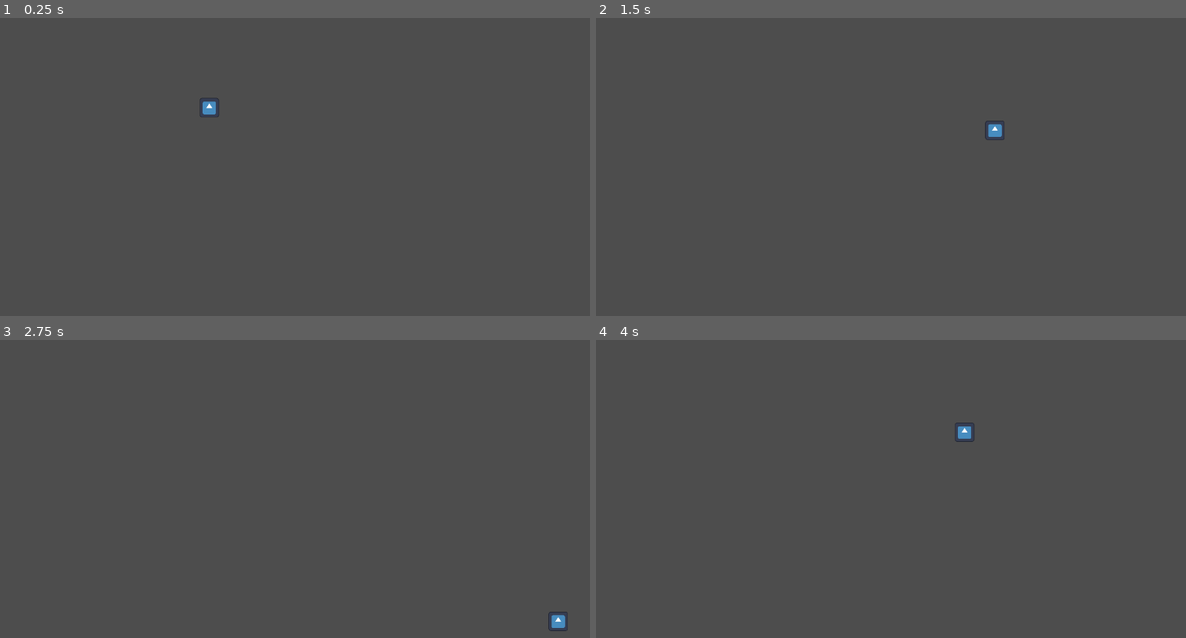
Above: before the commit, frames 1-4 (two rows, left to right).
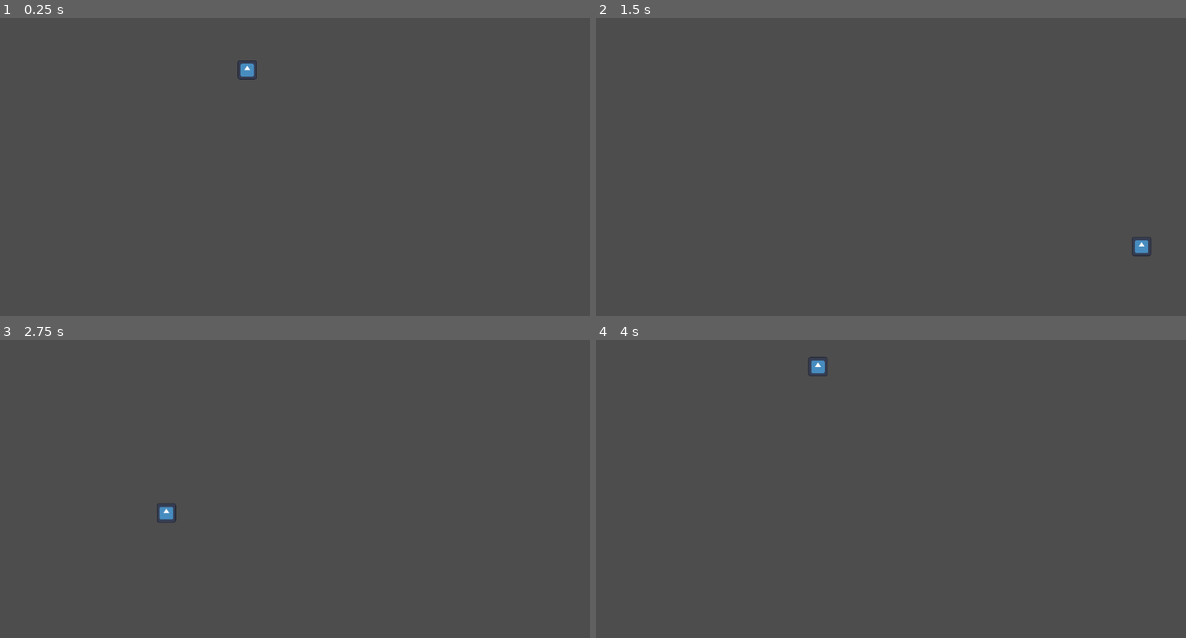
Above: after the commit, the same moments.

Repository: davidbragg/pong
Game: Godot game, scene res://main.tscn
Two runs of this game, one before a commit and one after it. Both use one fixed random seed, a clock stepped at 60 frames per second and the inputs below. The engine's default icon, where the game draws it, is replaced by a stand-in: a white triangle on a blue panel in a dark square.
Inputs:
- Up to frame 1 (0.25 s): no input
- Up to frame 2 (1.5 s): no input
- Up to frame 3 (2.75 s): no input
- Up to frame 4 (4 s): no input

The runs differ from the first frame. In frame 1, 0.3% of the frame differs, in the area x 33-44%, y 14-34%; in frame 2, 0.3%; in frame 3, 0.3%; in frame 4, 0.3%.

Commit message:
run from vscode working, added ball, boundaries, and scoring mechanism

Diff:
--- a/main.tscn
+++ b/main.tscn
@@ -6,16 +6,57 @@
 [sub_resource type="CircleShape2D" id="CircleShape2D_k1wc1"]
 radius = 24.5153
 
-[node name="Node2D" type="Node2D"]
+[sub_resource type="RectangleShape2D" id="RectangleShape2D_m4ork"]
+size = Vector2(1152, 64)
+
+[sub_resource type="RectangleShape2D" id="RectangleShape2D_suw7x"]
+size = Vector2(1152, 64)
+
+[sub_resource type="RectangleShape2D" id="RectangleShape2D_gn76s"]
+size = Vector2(32, 520)
+
+[node name="GameBoard" type="Node2D"]
 
 [node name="Ball" type="RigidBody2D" parent="."]
 position = Vector2(347, 286)
 script = ExtResource("1_q2u2m")
 metadata/_edit_group_ = true
 
-[node name="Collision" type="CollisionShape2D" parent="Ball"]
+[node name="CollisionShape2D" type="CollisionShape2D" parent="Ball"]
 shape = SubResource("CircleShape2D_k1wc1")
 
 [node name="Sprite" type="Sprite2D" parent="Ball"]
 scale = Vector2(0.28125, 0.28125)
 texture = ExtResource("1_imxgk")
+
+[node name="BottomBoundary" type="Area2D" parent="."]
+position = Vector2(0, 648)
+
+[node name="CollisionShape2D" type="CollisionShape2D" parent="BottomBoundary"]
+position = Vector2(576, -32)
+shape = SubResource("RectangleShape2D_m4ork")
+
+[node name="TopBoundary" type="Area2D" parent="."]
+
+[node name="CollisionShape2D" type="CollisionShape2D" parent="TopBoundary"]
+position = Vector2(576, 32)
+shape = SubResource("RectangleShape2D_suw7x")
+
+[node name="LeftBoundary" type="Area2D" parent="."]
+position = Vector2(0, 64)
+
+[node name="CollisionShape2D" type="CollisionShape2D" parent="LeftBoundary"]
+position = Vector2(16, 260)
+shape = SubResource("RectangleShape2D_gn76s")
+
+[node name="RightBoundary" type="Area2D" parent="."]
+position = Vector2(1120, 320)
+
+[node name="CollisionShape2D" type="CollisionShape2D" parent="RightBoundary"]
+position = Vector2(16, 4)
+shape = SubResource("RectangleShape2D_gn76s")
+
+[connection signal="body_entered" from="BottomBoundary" to="Ball" method="_on_bottom_boundary_body_entered"]
+[connection signal="body_entered" from="TopBoundary" to="Ball" method="_on_area_2d_body_entered"]
+[connection signal="body_entered" from="LeftBoundary" to="Ball" method="_on_left_boundary_body_entered"]
+[connection signal="body_entered" from="RightBoundary" to="Ball" method="_on_right_boundary_body_entered"]
--- a/project.godot
+++ b/project.godot
@@ -18,3 +18,11 @@
 [display]
 
 window/size/initial_position_type=0
+
+[input]
+
+Close={
+"deadzone": 0.5,
+"events": [Object(InputEventKey,"resource_local_to_scene":false,"resource_name":"","device":0,"window_id":0,"alt_pressed":false,"shift_pressed":false,"ctrl_pressed":false,"meta_pressed":false,"pressed":false,"keycode":0,"physical_keycode":4194305,"key_label":0,"unicode":0,"echo":false,"script":null)
+]
+}
--- a/scripts/Ball.gd
+++ b/scripts/Ball.gd
@@ -1,12 +1,16 @@
 extends RigidBody2D
 
-var speed = 400
-var angle = deg_to_rad(45)
+@export var speed = 800
+# 0 right | 90 up | 180 left | 270 down
+# clamp somewhere around 15 degrees off each?
+# 15 - 75 | 105 - 165 | 195 - 255 | 285 - 345
+var degrees = 45
+var angle = deg_to_rad(degrees)
 var x_direction = cos(angle)
 var y_direction = -sin(angle)
 var velocity
 
-
+var score = [0, 0]
 
 func _ready():
 	# set FREEZE_MODE_KINEMATIC to remove gravity and forces
@@ -15,14 +19,27 @@
 	freeze_mode = RigidBody2D.FREEZE_MODE_KINEMATIC
 
 
-
 func _process(delta):
 	velocity = Vector2(x_direction, y_direction) * speed
 	move_and_collide(velocity * delta)
-	print(position.x, " ", position.y)
 
-	if position.y < 60 or position.y > 588:
-		y_direction *= -1
 
-	if position.x < 60 or position.x > 1092:
-		x_direction *= -1
+# Handle Y direction collision
+func _on_area_2d_body_entered(_body:Node2D):
+	y_direction *= -1
+
+
+func _on_bottom_boundary_body_entered(_body:Node2D):
+	y_direction *= -1
+
+
+#Handle X direction collision
+func _on_right_boundary_body_entered(body:Node2D):
+	x_direction *= -1
+	score[0] += 1
+	print(score)
+
+func _on_left_boundary_body_entered(body:Node2D):
+	x_direction *= -1
+	score[1] += 1
+	print(score)
Not shown: 1 places in main.tscn that only renumber resources
